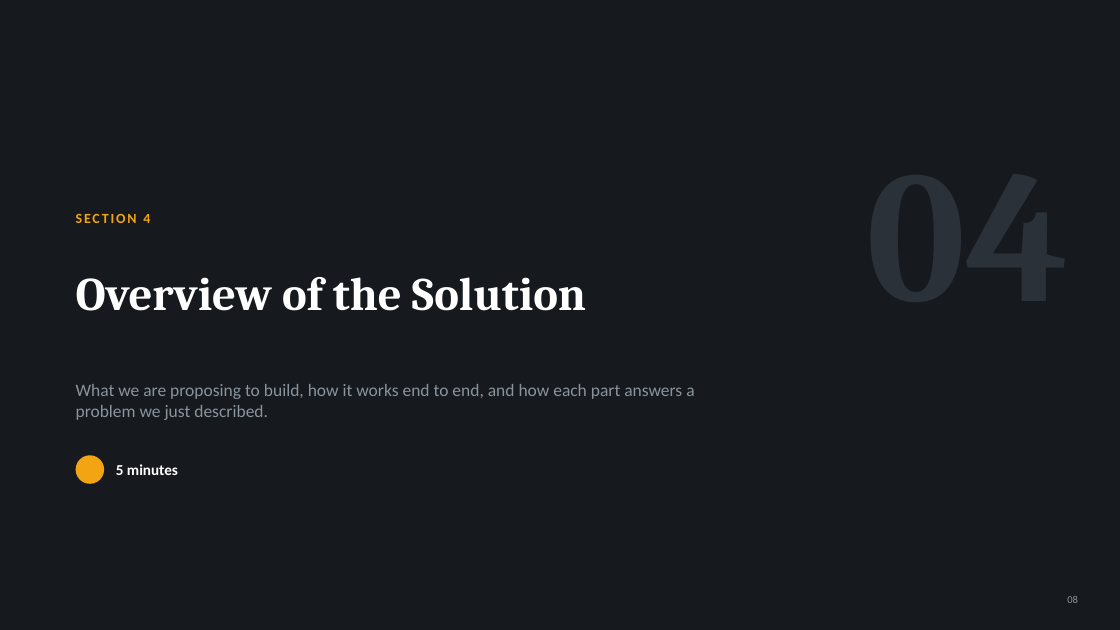
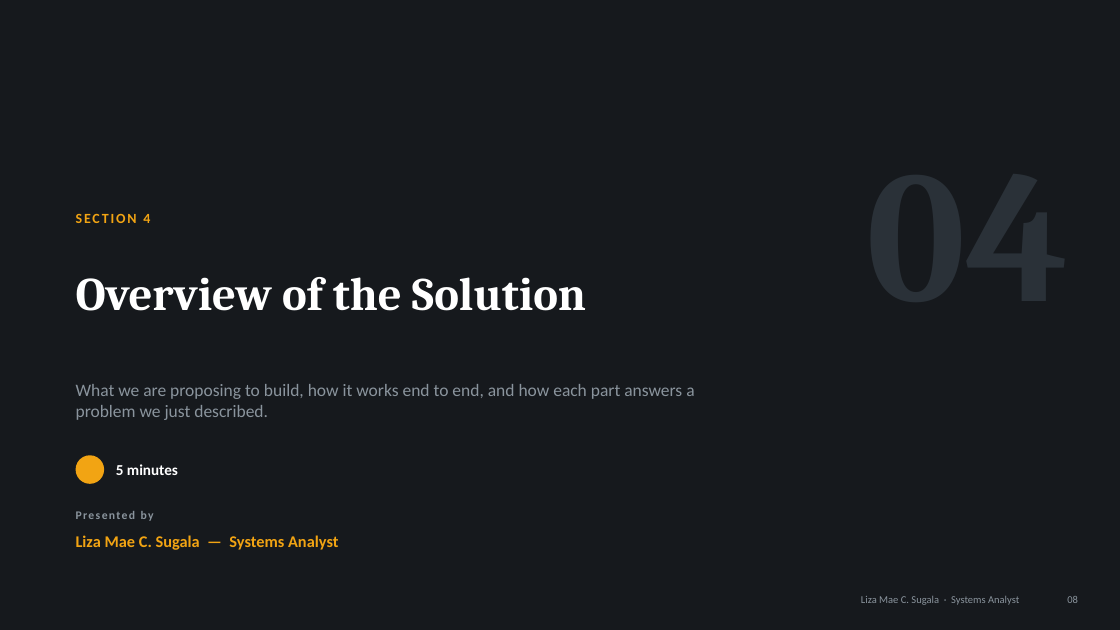
Before and after one commit to ruselportes/HRIS, a slide deck: slide 8 of docs/HRIS_Proposal_Hearing.pptx. Drawn at 1120x630 pixels with LibreOffice and Linux fonts; fonts in the diff are those of the drawing. Boxes give left, top, right and bottom in pixels: in the first picture for what was removed or moved away, otherwise in the second. Text is boxed around its words. In the diff, an @@ line names an element or a change of style, - is before the commit and + after.

```diff
--- a/docs/HRIS_Proposal_Hearing.pptx
+++ b/docs/HRIS_Proposal_Hearing.pptx
@@ text added at [76, 511, 154, 521], 10 pt, text #8A949D, bold @@
+Presented by
@@ text added at [76, 535, 338, 550], 14 pt, text #F2A413, bold @@
+Liza Mae C. Sugala — Systems Analyst
@@ text added at [861, 596, 1019, 605], 9 pt, text #8A949D @@
+Liza Mae C. Sugala · Systems Analyst
```
Also in this commit, not shown: 35 other slides changed, 7 slides added, 1 slide removed, 2 other files.
